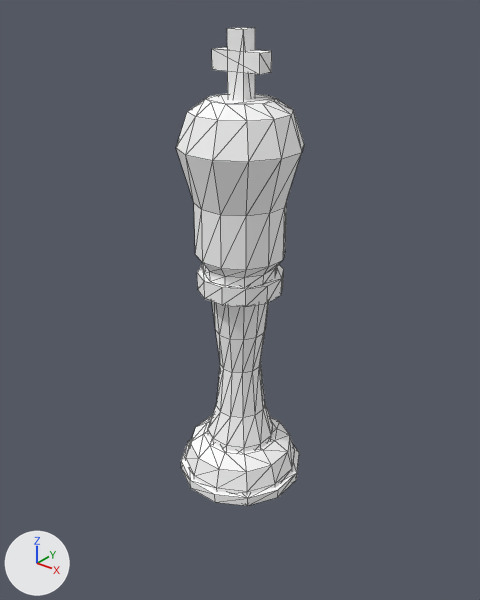
One commit to the glTF model models/White/King.glb: the scene before it, then after it.
Before and after are seen from a camera (50 mm lens) standing at (0.363, -0.455, 0.267) and looking at (-0.007, 0.008, -0.021). Lighting does not change. The marker at lower left points along +X, +Y and +Z. Mesh edges are drawn as thin lines. Vertices at the same position are counted once.

In view in the first picture: 'Node.001'.
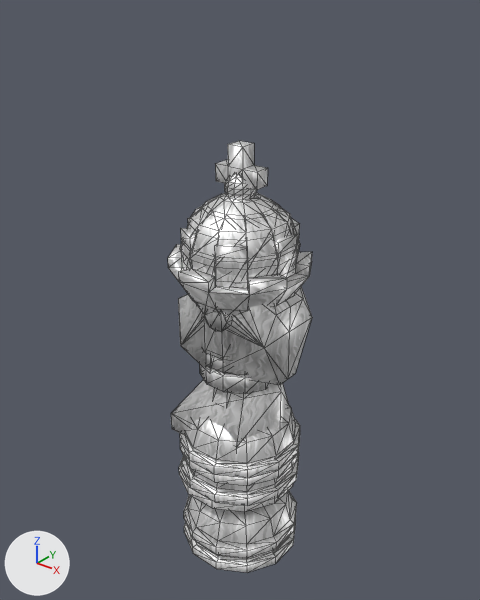
The newer file is also turned or shifted as a whole; pictures and numbers use the older file's frame.

What differs and where, as boxes (x1, y1, x2, y2) in the pictures (480 x 600 px; the box of a moved part takes in the faces that stretch with it):
'Node.001', reshaped
    before: (176, 27, 304, 506)
    after: (181, 452, 299, 506)
'Knight', added
    after: (171, 287, 312, 512)
'Queen', added
    after: (168, 175, 312, 558)
'King', added
    after: (180, 141, 300, 573)
'Rook', added
    after: (180, 218, 300, 478)
'Pawn', added
    after: (180, 437, 300, 486)
part 1 of me_node_mesh_003, deleted
    before: (227, 27, 255, 101)
part 2 of me_node_mesh_003, deleted
    before: (212, 47, 272, 75)
part 3 of me_node_mesh_003, moved or reshaped (not visible afterwards)
    before: (176, 94, 304, 373)
part 4 of me_node_mesh_003, moved or reshaped
    before: (186, 420, 295, 495)
    after: (181, 452, 299, 498)
part 5 of me_node_mesh_003, recoloured (white to grey)
    before: (181, 303, 299, 506)
    after: (181, 457, 299, 506)

The change, as a list of edits to the scene's bpy script:
```text
Add img_whitechess:
    img_whitechess = load_image('whiteChess', '_unpacked/whiteChess', 612, 612, 'sRGB')
Add mat_blackchess:
    mat_blackchess = bpy.data.materials.new('blackChess')
    # uses the picture img_whitechess
Change me_node_mesh_003:
    used by ob_node_001; location = (0.0, 0.0, 0.0)
    remove me_node_mesh_003.from_pydata(...)  # 280 vertices, 532 faces; spans x -0.063..0.063, y -0.063..0.062, z -0.216..0.229
    add me_node_mesh_003.from_pydata(...)  # 224 vertices, 434 faces; spans x -0.063..0.063, y -0.063..0.062, z -0.216..0.067
    me_node_mesh_003 part 1: the loose piece of 8 vertices spanning x -0.009..0.008, y -0.008..0.01, z 0.147..0.229 is deleted
    me_node_mesh_003 part 2: the loose piece of 8 vertices spanning x -0.025..0.025, y -0.008..0.01, z 0.196..0.213 is deleted
    me_node_mesh_003 part 3: 11 vertices moved from x -0.024..0.029, y -0.03..0.024, z -0.046..0.004 to x -0.026..0.035, y -0.035..0.025, z -0.047; 121 vertices removed from x -0.054..0.055, y -0.055..0.054, z -0.046..0.174; 93 vertices added at x -0.035..0.035, y -0.035..0.035, z -0.047..0.067
    me_node_mesh_003 part 4: 36 vertices removed from x -0.058..0.058, y -0.058..0.058, z -0.211..-0.172; 24 vertices added at x -0.058..0.058, y -0.058..0.058, z -0.206..-0.172
    me_node_mesh_003 part 5: 135 faces spanning x -0.063..0.063, y -0.063..0.062, z -0.216..-0.047 switch from mat_mat23_003 (white #ffffff) to mat_blackchess
    me_node_mesh_003 part 6: the surface is now shaded smooth
Add me_node_mesh_006:
    me_node_mesh_006.from_pydata(...)  # 204 vertices, 394 faces; spans x -0.063..0.063, y -0.063..0.063, z -0.086..0.154
    me_node_mesh_006.materials.append(mat_blackchess)
Add me_node_mesh_005:
    me_node_mesh_005.from_pydata(...)  # 385 vertices, 756 faces; spans x -0.066..0.066, y -0.066..0.066, z -0.195..0.205
    me_node_mesh_005.materials.append(mat_blackchess)
Add me_node_mesh_004:
    me_node_mesh_004.from_pydata(...)  # 217 vertices, 420 faces; spans x -0.063..0.063, y -0.063..0.063, z -0.097..0.118
    me_node_mesh_004.materials.append(mat_blackchess)
Add me_node_mesh_003_1:
    me_node_mesh_003_1.from_pydata(...)  # 216 vertices, 416 faces; spans x -0.072..0.059, y -0.063..0.063, z -0.133..0.144
    me_node_mesh_003_1.materials.append(mat_blackchess)
Add me_node_mesh_001:
    me_node_mesh_001.from_pydata(...)  # 276 vertices, 538 faces; spans x -0.063..0.063, y -0.063..0.062, z -0.216..0.229
    me_node_mesh_001.materials.append(mat_blackchess)
Add ob_rook:
    ob_rook = bpy.data.objects.new('Rook', me_node_mesh_006)
    ob_rook.location = (0.0, 0.0, -0.093)
Add ob_queen:
    ob_queen = bpy.data.objects.new('Queen', me_node_mesh_005)
    ob_queen.location = (0.0, 0.0, -0.093)
Add ob_pawn:
    ob_pawn = bpy.data.objects.new('Pawn', me_node_mesh_004)
    ob_pawn.location = (0.0, 0.0, -0.093)
Add ob_knight:
    ob_knight = bpy.data.objects.new('Knight', me_node_mesh_003_1)
    ob_knight.location = (0.0, 0.0, -0.093)
Add ob_king:
    ob_king = bpy.data.objects.new('King', me_node_mesh_001)
    ob_king.location = (0.0, 0.0, -0.093)
```
